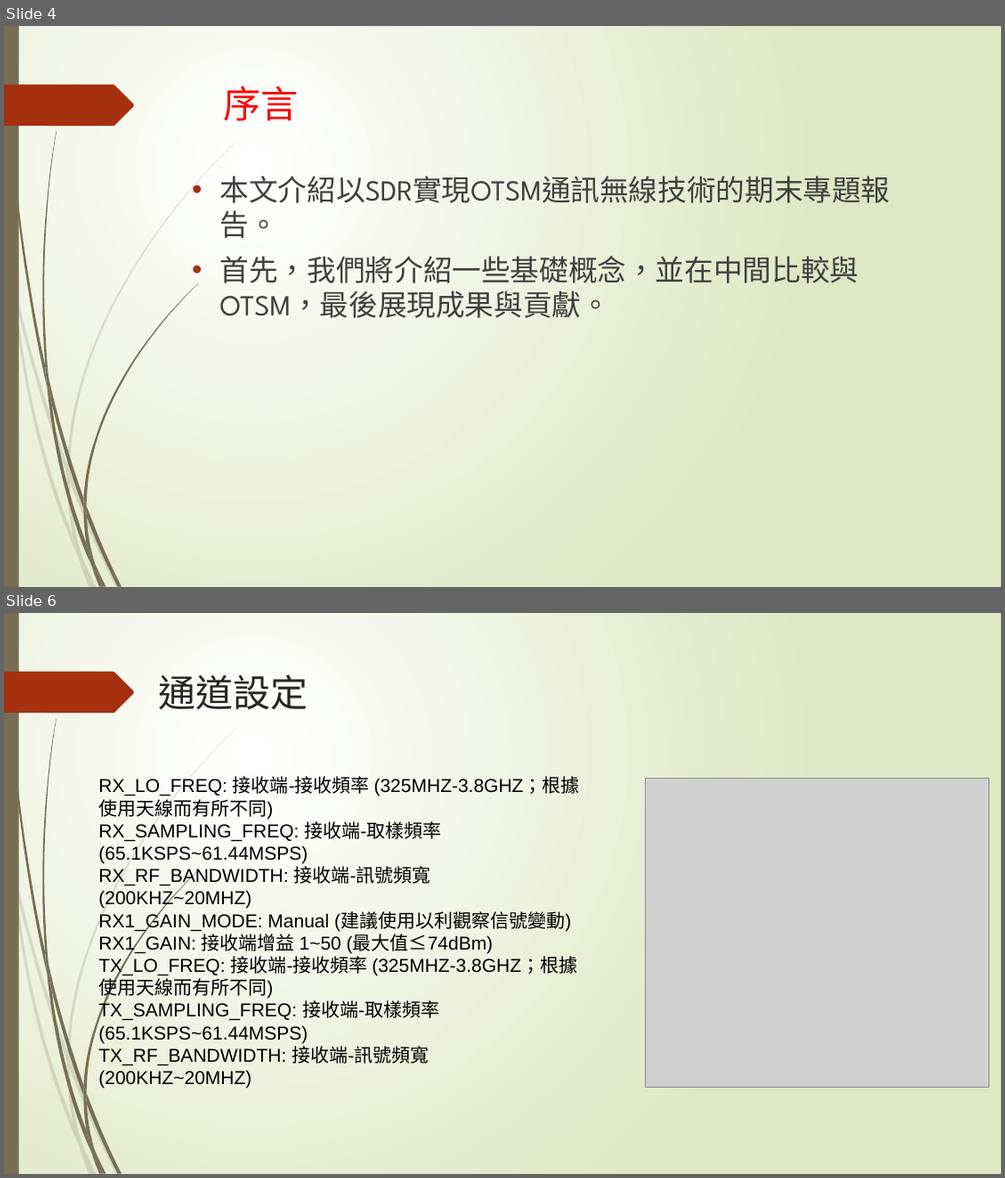
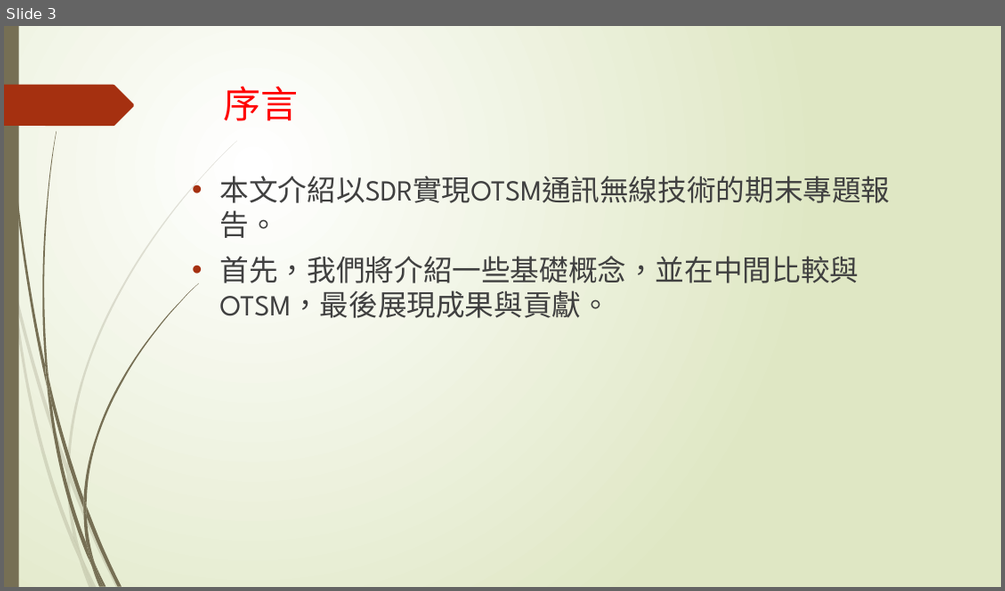
Before and after one commit to NIUWCSP/OTSM, a slide deck: report/專題.pptx. Shown one above the other, each under a label of ours: slides 4 and 6 before the commit, slide 3 after it; the slides between them are not shown. The pictures are 1005x1178 and 1005x591 pixels, drawn with LibreOffice and Linux fonts; fonts in the diff are those of the drawing; grey boxes stand for pictures. Boxes give left, top, right and bottom in pixels: in the first picture for what was removed or moved away, otherwise in the second. Text is boxed around its words. In the diff, an @@ line names an element or a change of style, - is before the commit and + after.

```diff
--- a/report/專題.pptx
+++ b/report/專題.pptx
@@ slide 6 removed at <box>4,613,1001,1174</box>, background gradient #FFFFFF to #DFE8C4; not listed: 24 template elements that a slide beside it also shows @@
@@ title removed at <box>159,674,308,710</box> @@
-通道設定
@@ text removed at <box>98,776,580,1088</box> @@
-RX_LO_FREQ: 接收端-接收頻率 (325MHZ-3.8GHZ；根據使用天線而有所不同)
-RX_SAMPLING_FREQ: 接收端-取樣頻率 (65.1KSPS~61.44MSPS)
-RX_RF_BANDWIDTH: 接收端-訊號頻寬 (200KHZ~20MHZ)
-RX1_GAIN_MODE: Manual (建議使用以利觀察信號變動)
-RX1_GAIN: 接收端增益 1~50 (最大值≤74dBm)
-TX_LO_FREQ: 接收端-接收頻率 (325MHZ-3.8GHZ；根據使用天線而有所不同)
-TX_SAMPLING_FREQ: 接收端-取樣頻率 (65.1KSPS~61.44MSPS)
-TX_RF_BANDWIDTH: 接收端-訊號頻寬 (200KHZ~20MHZ)
@@ picture removed at <box>646,779,989,1087</box> @@
@@ what was slide 4 is now slide 3 @@
```
Also in this commit, not shown: 7 other slides removed, 1 other file.
